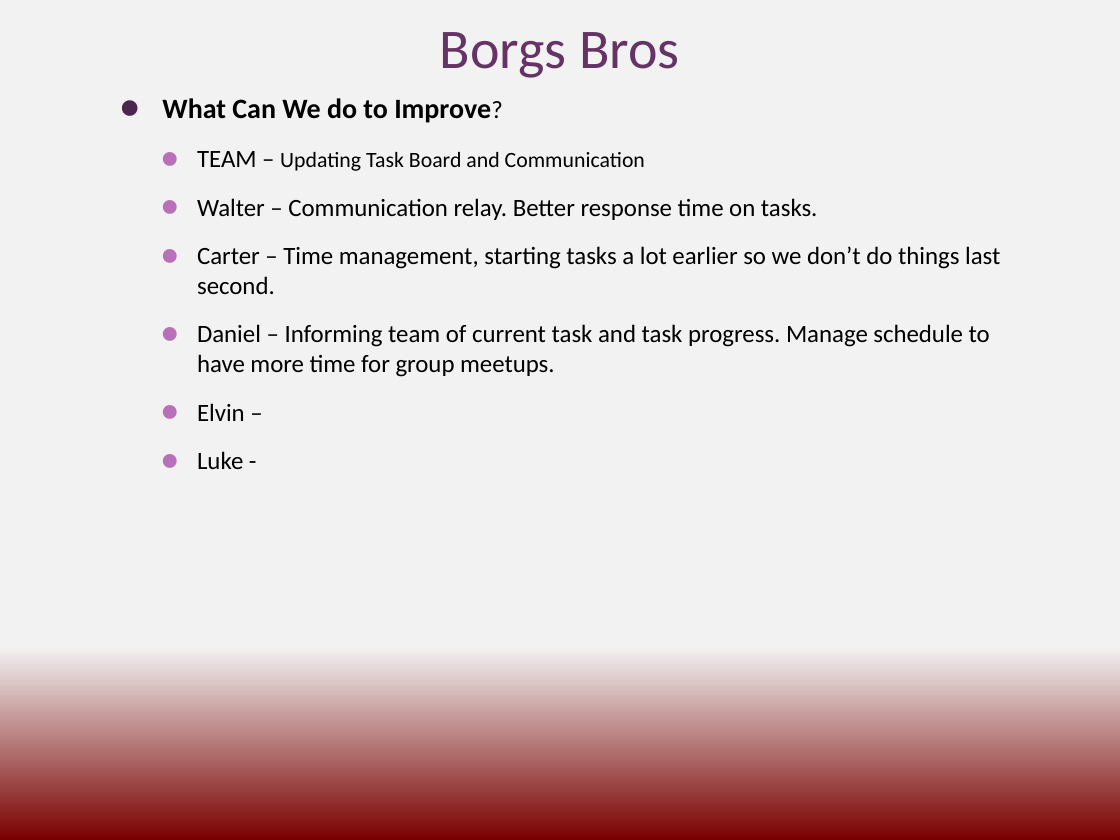
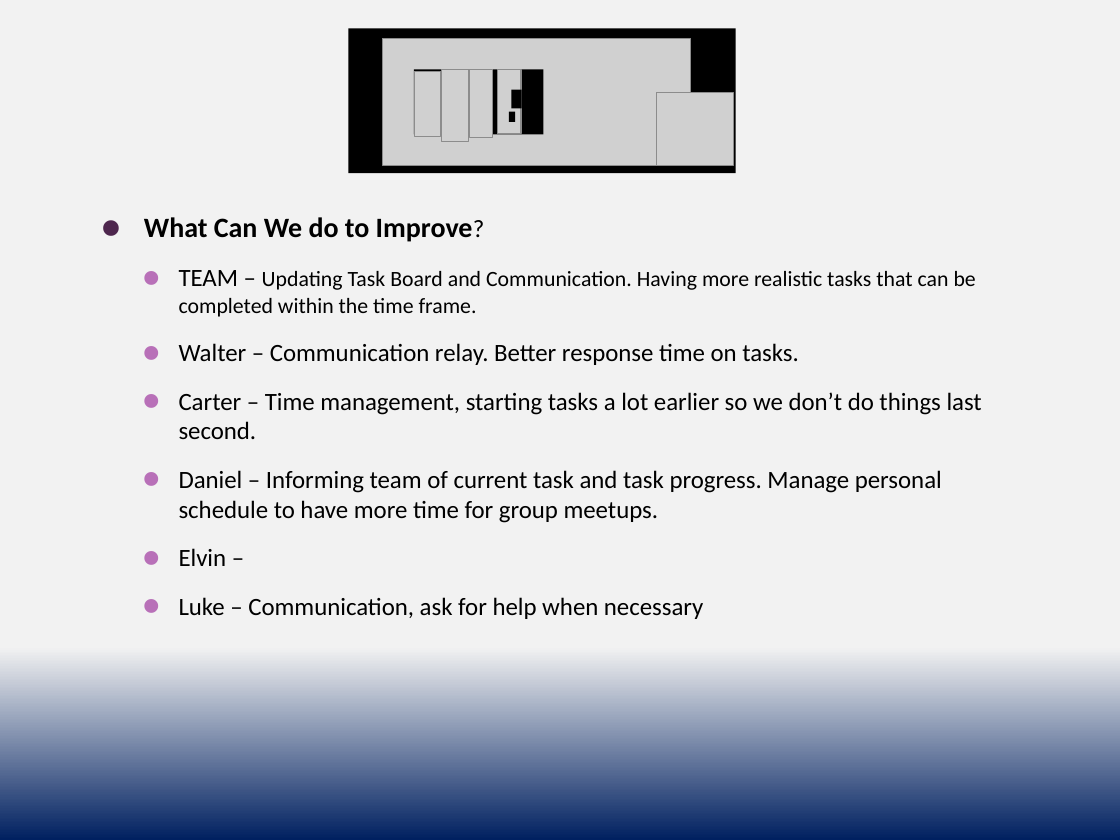
Before and after one commit to cs3398-borgs-bros/JeopardyChamp-Project, a slide deck: slide 3 of docs/Borgs_Retrospective.pptx. Drawn at 1120x840 pixels with LibreOffice and Linux fonts; fonts in the diff are those of the drawing; grey boxes stand for pictures. Boxes give left, top, right and bottom in pixels: in the first picture for what was removed or moved away, otherwise in the second. Text is boxed around its words. In the diff, an @@ line names an element or a change of style, - is before the commit and + after.

```diff
--- a/docs/Borgs_Retrospective.pptx
+++ b/docs/Borgs_Retrospective.pptx
@@ background gradient #F2F2F2 to #7A0000 to gradient #F2F2F2 to #002060 @@
@@ title removed at bbox=[440, 32, 679, 78] @@
-Borgs Bros
@@ group added at bbox=[348, 28, 736, 172]: 6 pictures, 4 rectangles @@
@@ text "What Can We do to ...": place and size @@
-text "What Can We do to ..." at bbox=[162, 98, 1000, 469]
+text "What Can We do to ..." at bbox=[144, 217, 982, 619]
@@ text at bbox=[179, 270, 976, 317]: text changed @@
-    ⚫ TEAM – Updating Task Board and Communication
+    ⚫ TEAM – Updating Task Board and Communication. Having more realistic tasks that can be completed within the time frame.
@@ text at bbox=[179, 470, 942, 523]: text changed @@
-    ⚫ Daniel – Informing team of current task and task progress. Manage schedule to have more time for group meetups.
+    ⚫ Daniel – Informing team of current task and task progress. Manage personal schedule to have more time for group meetups.
@@ text at bbox=[179, 597, 703, 619]: text changed @@
-    ⚫ Luke -
+    ⚫ Luke – Communication, ask for help when necessary
```
Also in this commit, not shown: 2 other slides changed, 1 other file.
